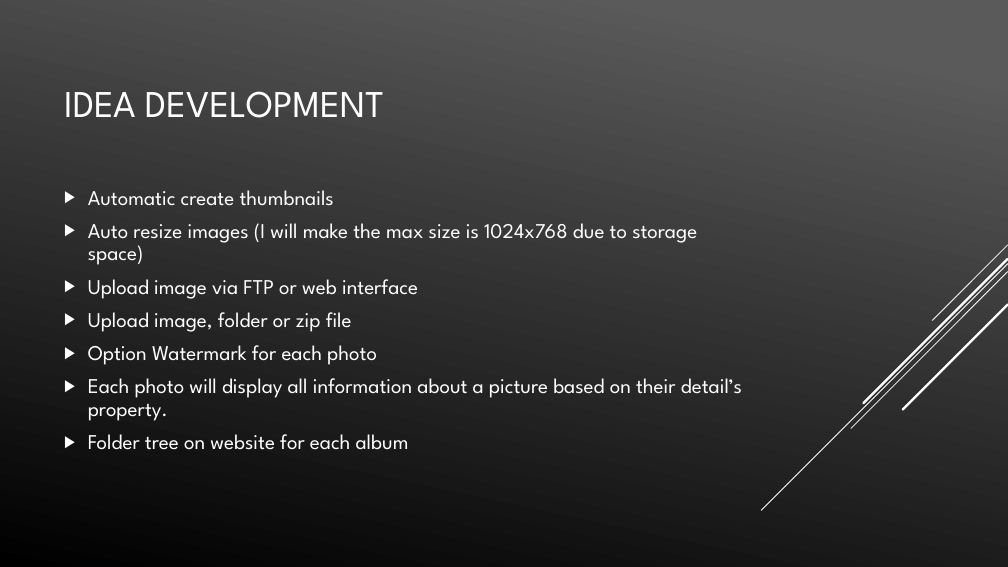
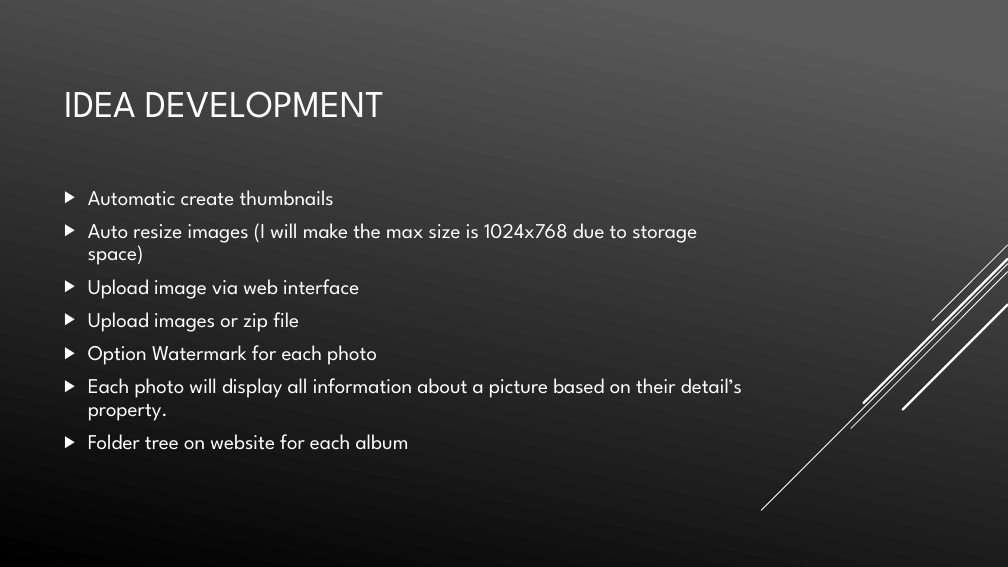
Before and after one commit to vdc1703/COMP5130F2018, a slide deck: slide 3 of Final-Powerpoint/Final.pptx. Drawn at 1008x567 pixels with LibreOffice and Linux fonts; fonts in the diff are those of the drawing. Boxes give left, top, right and bottom in pixels: in the first picture for what was removed or moved away, otherwise in the second. Text is boxed around its words. In the diff, an @@ line names an element or a change of style, - is before the commit and + after.

```diff
--- a/Final-Powerpoint/Final.pptx
+++ b/Final-Powerpoint/Final.pptx
@@ text at (88, 279, 359, 332): text changed @@
-▶ Upload image via FTP or web interface
-▶ Upload image, folder or zip file
+▶ Upload image via web interface
+▶ Upload images or zip file
```
Also in this commit, not shown: 5 other slides changed, 4 other files.
